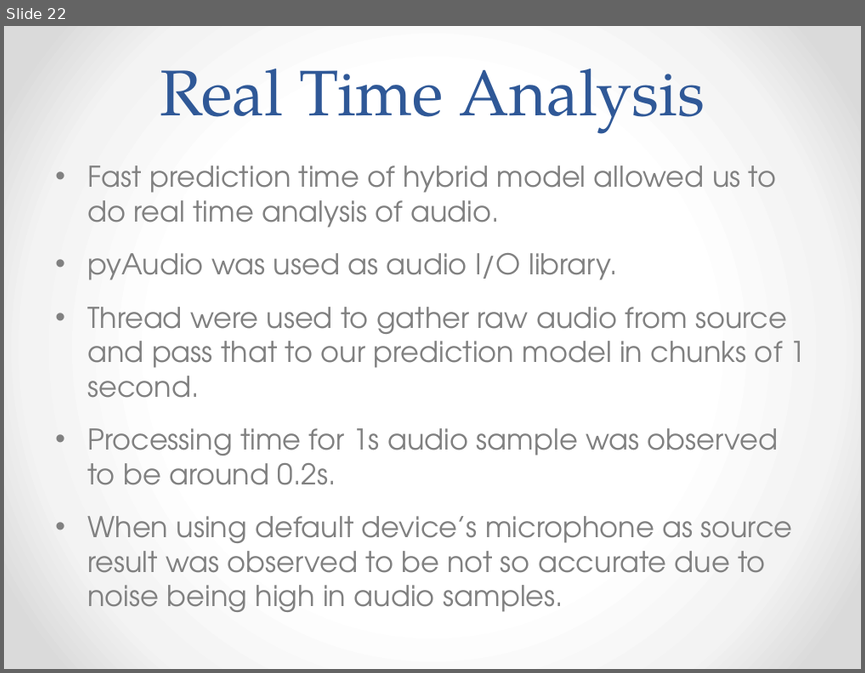
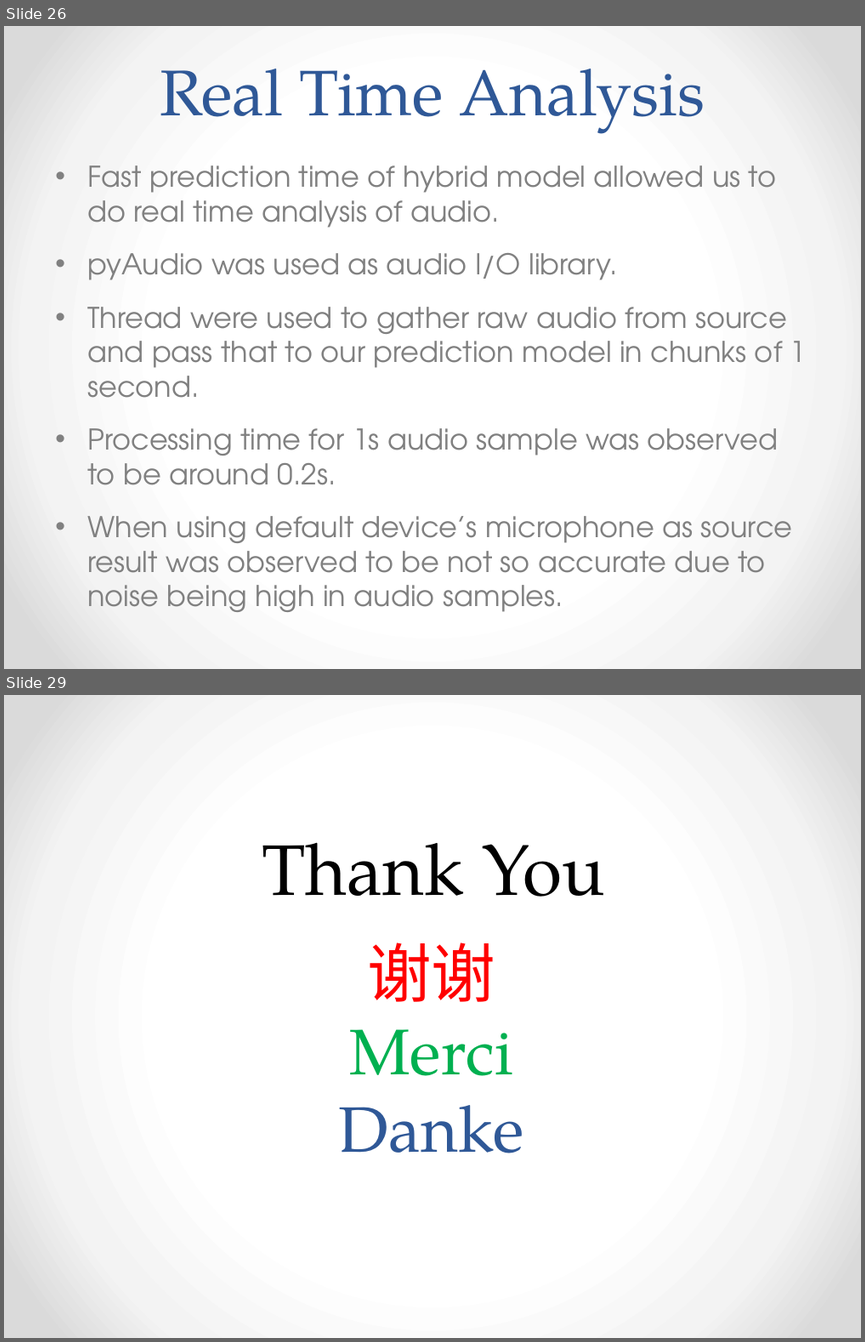
Before and after one commit to AudioExtractors/LanguageDetection, a slide deck: Docs/Presentation.pptx. Shown one above the other, each under a label of ours: slide 22 before the commit, slides 26 and 29 after it; the slides between them are not shown. The pictures are 865x673 and 865x1342 pixels, drawn with LibreOffice and Linux fonts; fonts in the diff are those of the drawing. Boxes give left, top, right and bottom in pixels: in the first picture for what was removed or moved away, otherwise in the second. Text is boxed around its words. In the diff, an @@ line names an element or a change of style, - is before the commit and + after.

```diff
--- a/Docs/Presentation.pptx
+++ b/Docs/Presentation.pptx
@@ slide 29 added at <box>4,695,861,1338</box>, background gradient #FFFFFF to #F4F4F4 to #DADADA @@
@@ title added at <box>262,842,605,896</box>, 60 pt, text #000000 @@
+Thank You
@@ text added at <box>339,942,524,1153</box>, 54 pt, text #00B050 @@
+谢谢
+Merci
+Danke
@@ what was slide 22 is now slide 26 @@
```
Also in this commit, not shown: 1 slide changed, 5 other slides added.
